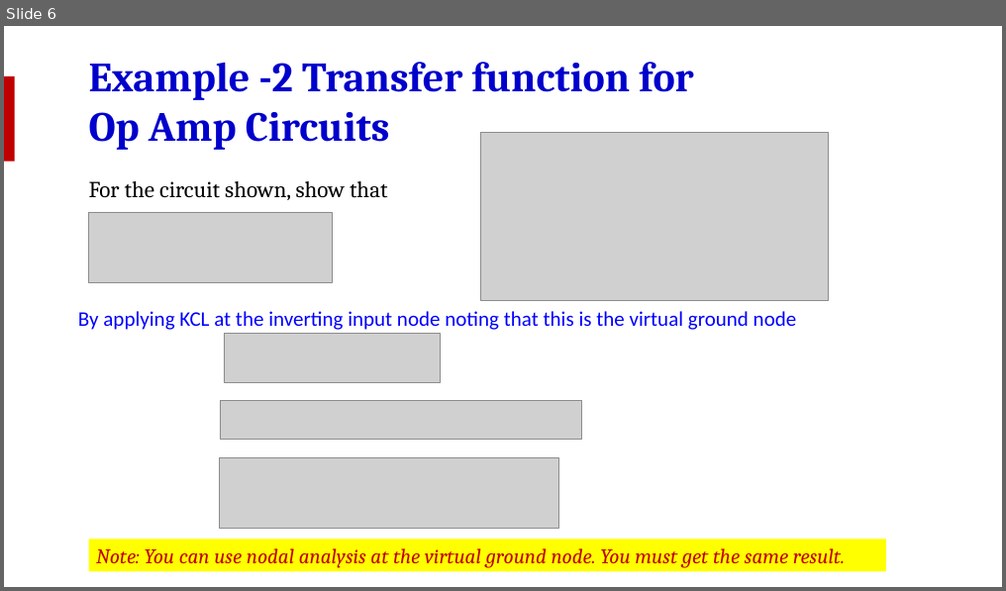
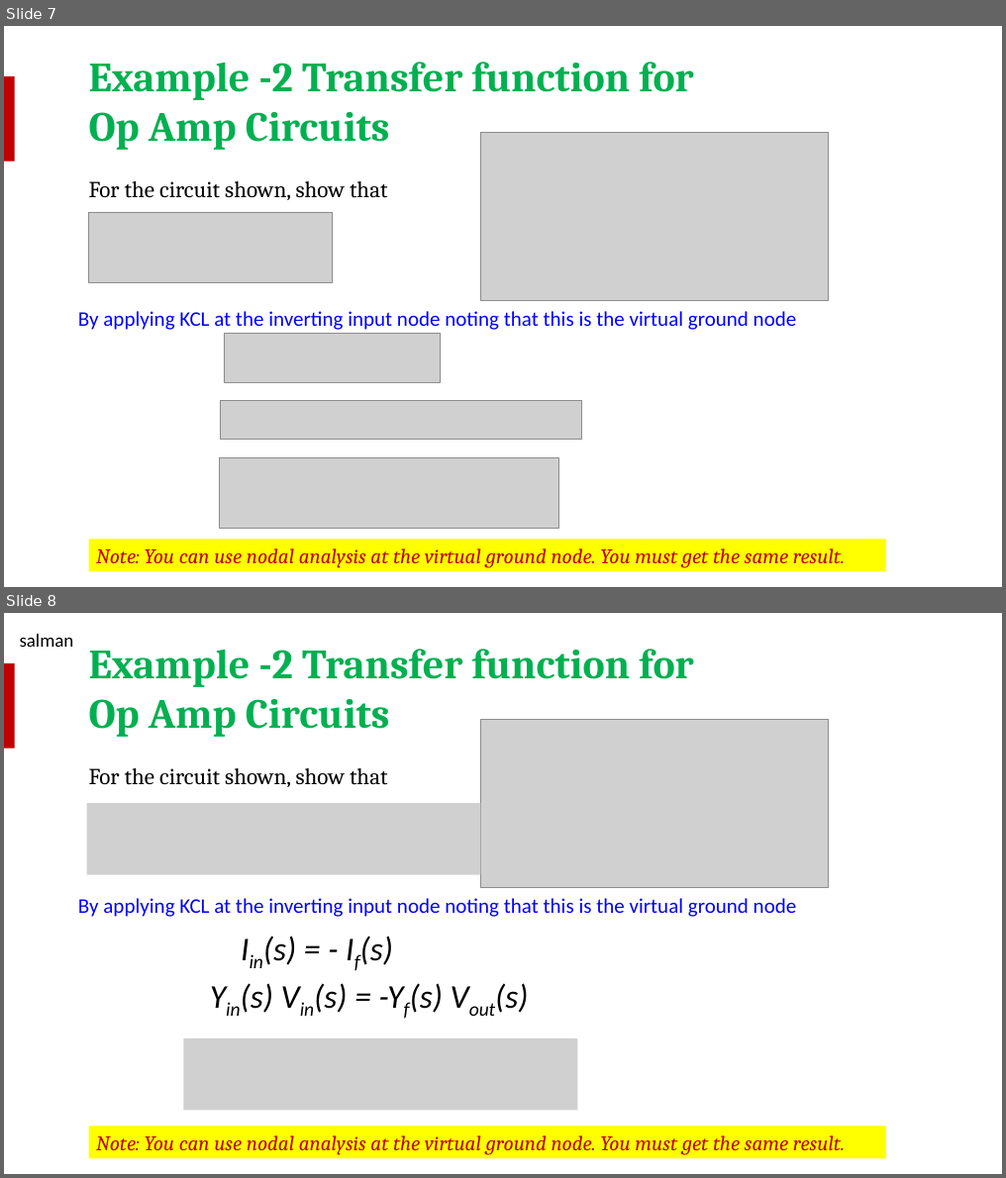
Before and after one commit to salmanrazzaq1993/AUM-WORK, a slide deck: PP WORK/Instructor Version/Week 6/Week 6 Lecture 1-Transfer Function.pptx. Shown one above the other, each under a label of ours: slide 6 before the commit, slides 7 and 8 after it. The pictures are 1006x591 and 1006x1178 pixels, drawn with LibreOffice and Linux fonts; fonts in the diff are those of the drawing; grey boxes stand for pictures; background and template pictures are left out. Boxes give left, top, right and bottom in pixels: in the first picture for what was removed or moved away, otherwise in the second. Text is boxed around its words. In the diff, an @@ line names an element or a change of style, - is before the commit and + after.

```diff
--- a/PP WORK/Instructor Version/Week 6/Week 6 Lecture 1-Transfer Function.pptx
+++ b/PP WORK/Instructor Version/Week 6/Week 6 Lecture 1-Transfer Function.pptx
@@ slide 8 added at (4, 613, 1002, 1174), background picture (left out); not listed: 2 template elements that a slide beside it also shows @@
@@ text added at (20, 634, 74, 647), 18 pt, text #000000 @@
+salman
@@ text added at (89, 649, 693, 737), 40 pt, text #00B050, bold @@
+Example -2 Transfer function for
+Op Amp Circuits
@@ picture added at (481, 719, 829, 888) @@
@@ text added at (89, 768, 388, 787), 22 pt, text #000000 @@
+For the circuit shown, show that
@@ picture added at (87, 803, 481, 875) @@
@@ text added at (78, 898, 797, 917), 20 pt, text #0000FF @@
+By applying KCL at the inverting input node noting that this is the virtual ground node
@@ text added at (263, 936, 393, 965), 32 pt, text #000000, italic @@
+Iin(s) = - If(s)
@@ text added at (241, 983, 528, 1013), 32 pt, text #000000, italic @@
+Yin(s) Vin(s) = -Yf(s) Vout(s)
@@ picture added at (183, 1039, 577, 1111) @@
@@ rectangle added at (88, 1127, 886, 1159), fill #FFFF00, 20 pt, text #C00000, italic @@
+Note: You can use nodal analysis at the virtual ground node. You must get the same result.
@@ what was slide 6 is now slide 7 @@
@@ slide 7 changed as well @@
@@ text "Example -2 Transfer function for" at (89, 62, 693, 150): text colour #0000CC to #00B050 @@
```
Also in this commit, not shown: 15 other slides changed, 6 other slides added.
